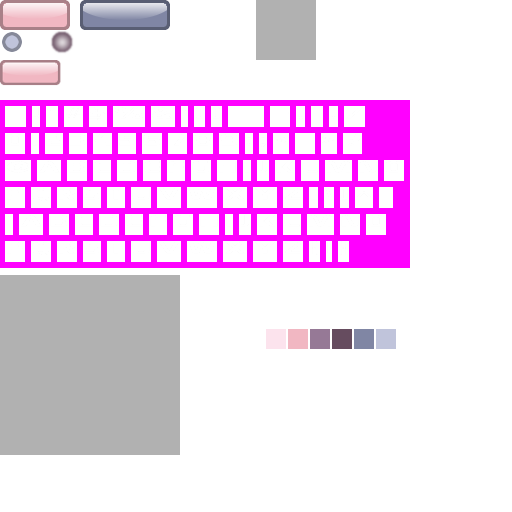
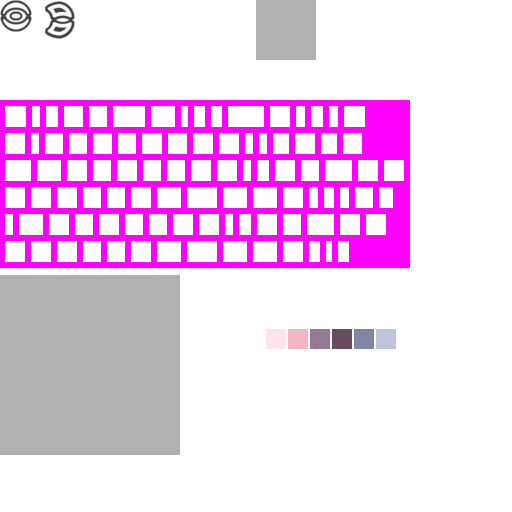
Two versions of the same layered image (w=512, h=512). Layer-by-layer changes:
painted on "Ebene #1" over [left=0, top=0, right=75, bottom=54]
painted on "Ebene #10" over [left=0, top=0, right=170, bottom=86]
